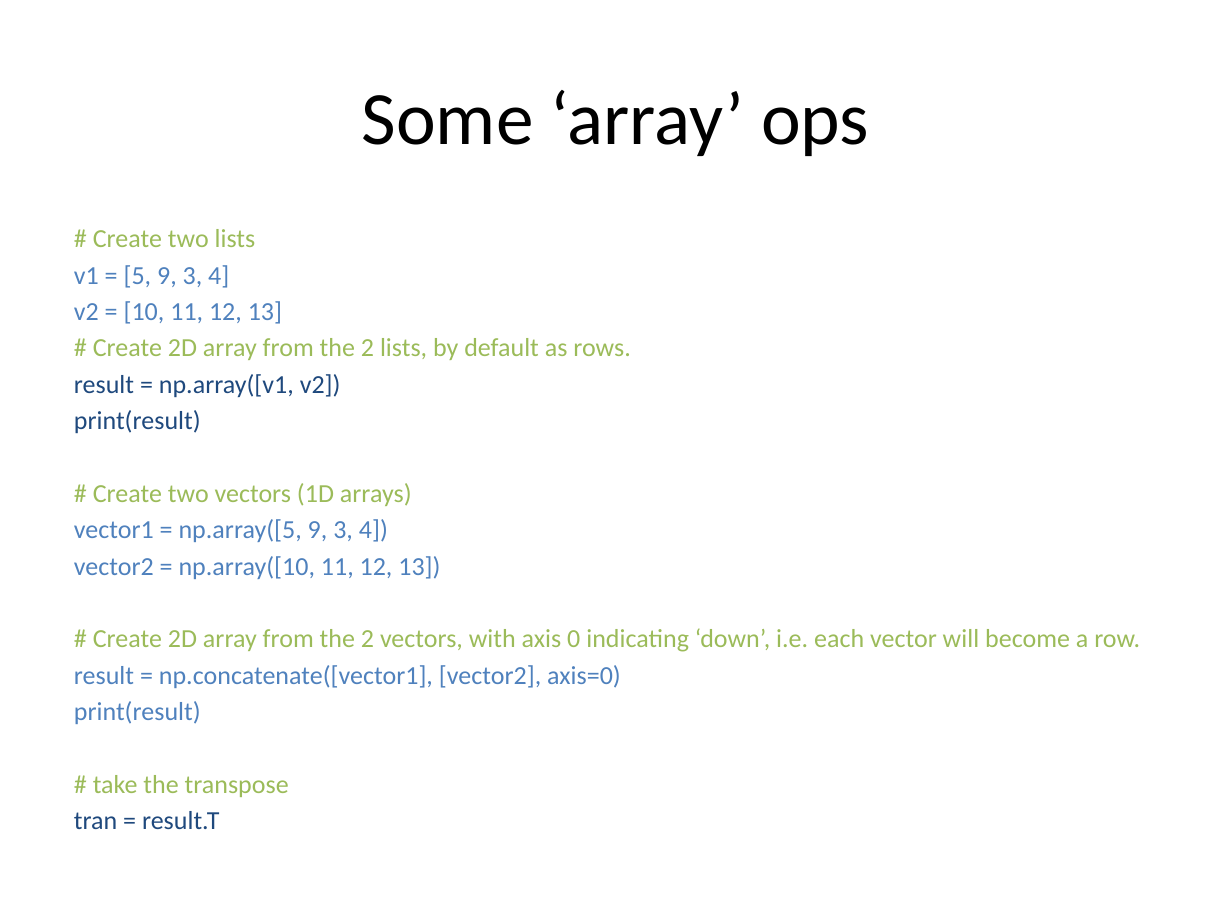
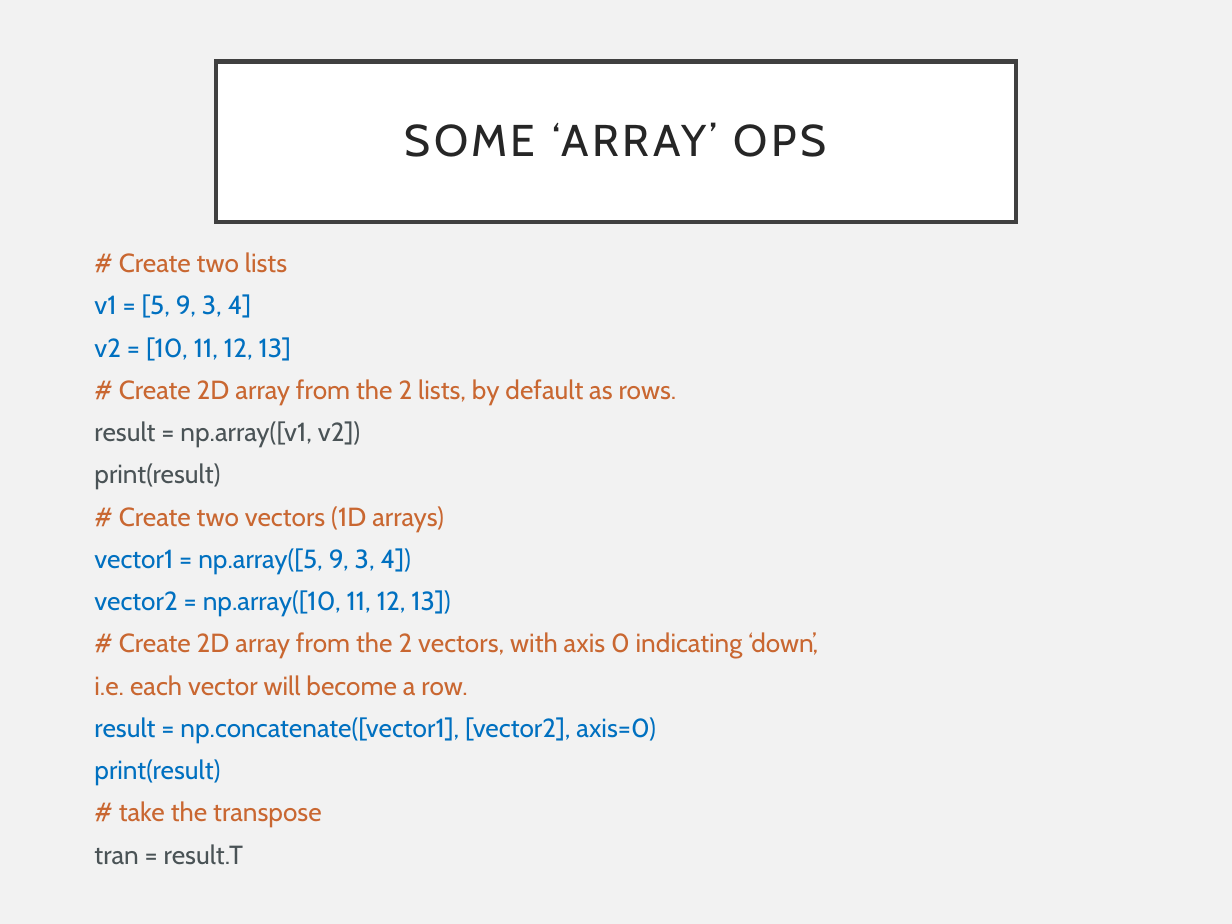
Before and after one commit to pradau/python_for_psychologists, a slide deck: slide 19 of Python_intro_lecture.pptx. Drawn at 1232x924 pixels with LibreOffice and Linux fonts; fonts in the diff are those of the drawing. Boxes give left, top, right and bottom in pixels: in the first picture for what was removed or moved away, otherwise in the second. Text is boxed around its words. In the diff, an @@ line names an element or a change of style, - is before the commit and + after.

```diff
--- a/Python_intro_lecture.pptx
+++ b/Python_intro_lecture.pptx
@@ background #FFFFFF to #F2F2F2 @@
@@ title "SOME ‘ARRAY’ OPS": place and size @@
-title "SOME ‘ARRAY’ OPS" at <box>362,90,869,156</box>
+title "SOME ‘ARRAY’ OPS" at <box>216,62,1015,222</box>
@@ title "SOME ‘ARRAY’ OPS" at <box>216,62,1015,222</box>: fill none to #FFFFFF; outline none to #404040 2.5 pt @@
@@ title at <box>405,122,826,157</box>: text changed; size 44 to 26 pt; font Calibri to Cabin; text colour #000000 to #262626 @@
-Some ‘array’ ops
+SOME ‘ARRAY’ OPS
@@ text "# Create two lists": place and size @@
-text "# Create two lists" at <box>74,229,1140,829</box>
+text "# Create two lists" at <box>94,252,818,865</box>
@@ text at <box>94,252,677,865</box>: size 15.2 to 15.3 pt, font Calibri to Cabin in "# Create two lists", "v1 = [5, 9, 3, 4]", "v2 = [10, 11, 12, 13]", "# Create 2D array from the 2 ..." and 9 more places; text colour #9BBB59 to #C96731 in "# Create two lists", "# Create 2D array from the 2 ...", "# Create two vectors (1D arrays)", "# take the transpose"; text colour #4F81BD to #0070C0 in "v1 = [5, 9, 3, 4]", "v2 = [10, 11, 12, 13]", "vector1 = np.array([5, 9, 3, 4])", "vector2 = np.array([10, 11, 12, 13])" and 2 more places; text colour #1F497D to #4A5356 in "result = np.array([v1, v2])", "print(result)", "tran = result.T"; line spacing 1 to 0.8; more space between paragraphs @@
@@ text at <box>94,632,818,696</box>: text changed; size 15.2 to 15.3 pt; font Calibri to Cabin; text colour #9BBB59 to #C96731 @@
-# Create 2D array from the 2 vectors, with axis 0 indicating ‘down’, i.e. each vector will become a row.
+# Create 2D array from the 2 vectors, with axis 0 indicating ‘down’,
+i.e. each vector will become a row.
```
Also in this commit, not shown: 24 other slides changed, 3 slides added, 2 slides removed.
